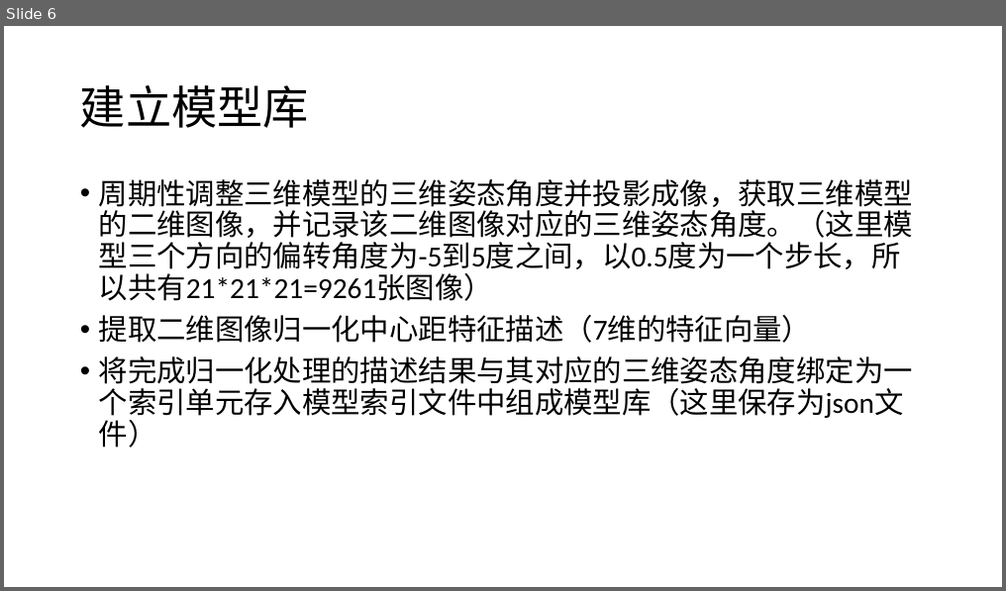
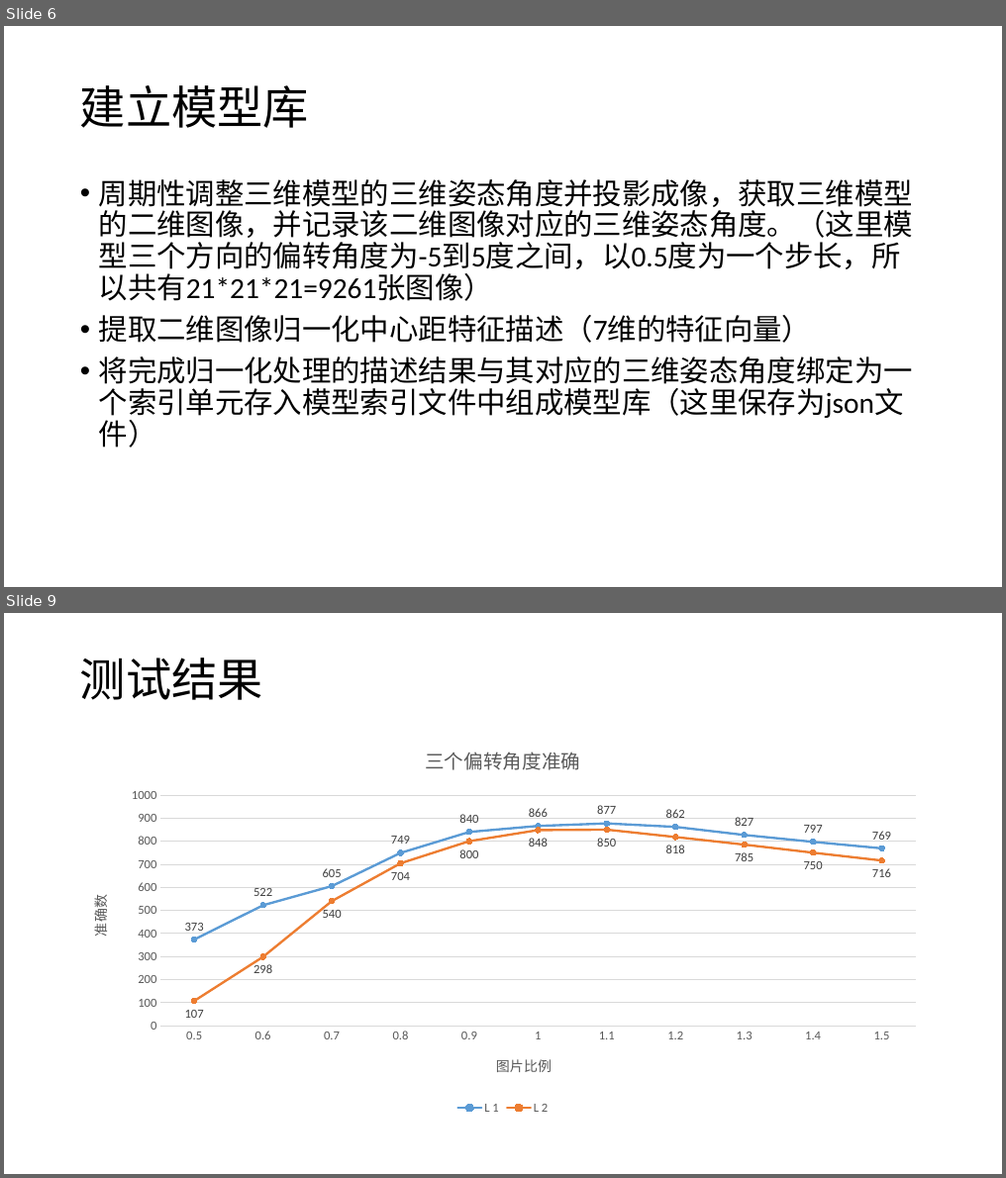
Before and after one commit to cszfz/opencv_test, a slide deck: file/归一化中心矩.pptx. Shown one above the other, each under a label of ours: slide 6 before the commit, slides 6 and 9 after it; the slides between them are not shown. The pictures are 1006x591 and 1006x1178 pixels, drawn with LibreOffice and Linux fonts; fonts in the diff are those of the drawing. Boxes give left, top, right and bottom in pixels: in the first picture for what was removed or moved away, otherwise in the second. Text is boxed around its words. In the diff, an @@ line names an element or a change of style, - is before the commit and + after.

```diff
--- a/file/归一化中心矩.pptx
+++ b/file/归一化中心矩.pptx
@@ slide 9 added at [4,613,1002,1174], background #FFFFFF @@
@@ title added at [80,658,263,700], 44 pt, text #000000 @@
+测试结果
@@ line chart added at [73,728,934,1118] @@
+title "三个偏转角度准确 "
+categories: 0.5, 0.6, 0.7, 0.8, 0.9, 1, 1.1000000000000001, 1.2, 1.3, 1.4, 1.5
+L 1: 373, 522, 605, 749, 840, 866, 877, 862, 827, 797, 769
+L 2: 107, 298, 540, 704, 800, 848, 850, 818, 785, 750, 716
```
Also in this commit, not shown: 2 slides changed, 2 other slides added, 2 other files.
